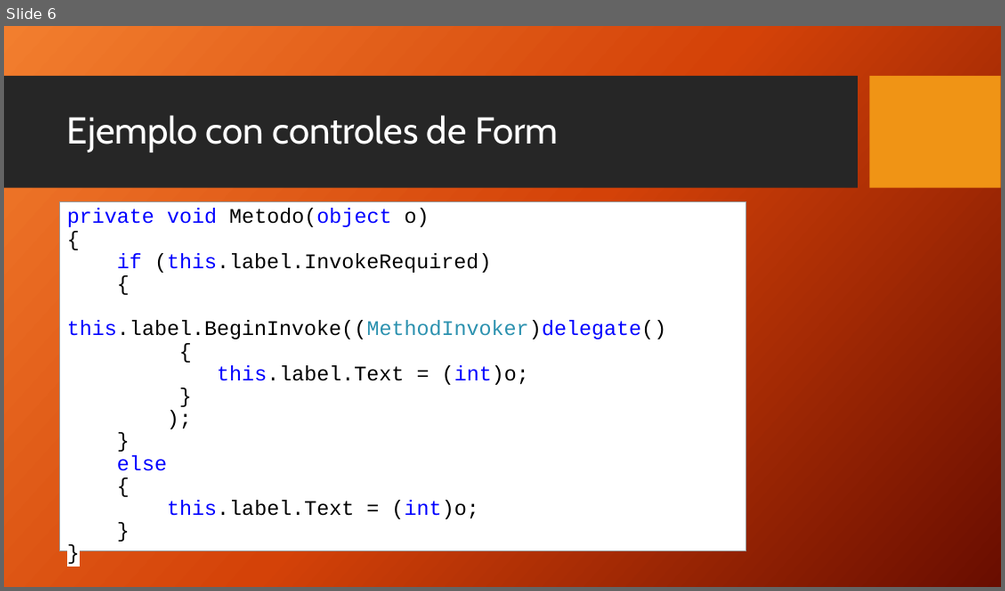
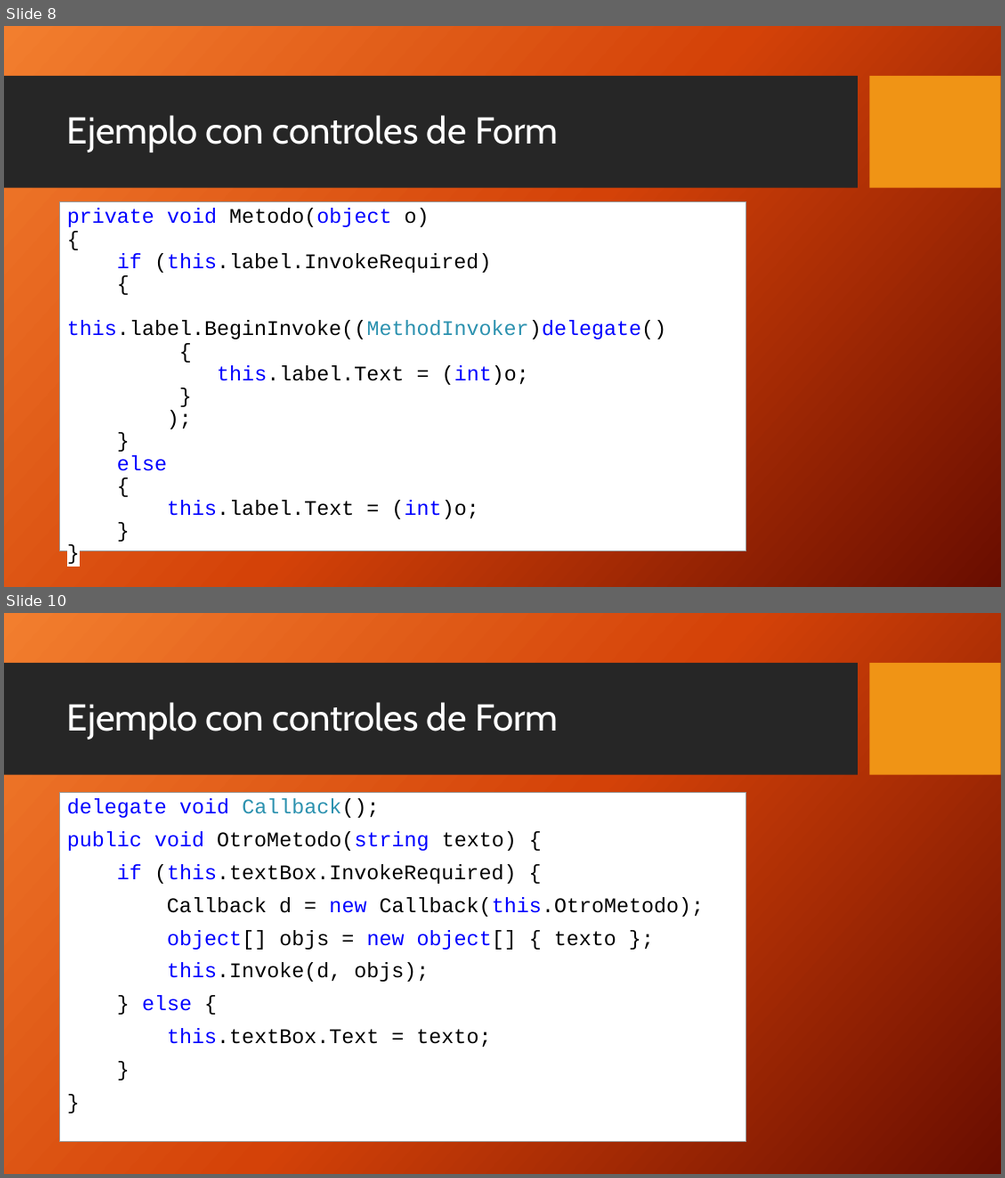
Before and after one commit to Tanodam/clases_prog_lab2, a slide deck: utn_prog_y_lab_II-master/PPTs/ProgramacionII_Clase_22-2018.pptx. Shown one above the other, each under a label of ours: slide 6 before the commit, slides 8 and 10 after it; the slides between them are not shown. The pictures are 1005x591 and 1005x1178 pixels, drawn with LibreOffice and Linux fonts; fonts in the diff are those of the drawing; background and template pictures are left out. Boxes give left, top, right and bottom in pixels: in the first picture for what was removed or moved away, otherwise in the second. Text is boxed around its words. In the diff, an @@ line names an element or a change of style, - is before the commit and + after.

```diff
--- a/utn_prog_y_lab_II-master/PPTs/ProgramacionII_Clase_22-2018.pptx
+++ b/utn_prog_y_lab_II-master/PPTs/ProgramacionII_Clase_22-2018.pptx
@@ slide 10 added at (x1=4, y1=613, x2=1001, y2=1174), background picture (left out); not listed: 2 template elements that a slide beside it also shows @@
@@ title added at (x1=67, y1=702, x2=558, y2=739), 36 pt, text #FFFFFF @@
+Ejemplo con controles de Form
@@ rectangle added at (x1=59, y1=792, x2=745, y2=1141), fill #FFFFFF, outline #999999 0.75 pt, 20 pt, text #000000 @@
+delegate void Callback();
+public void OtroMetodo(string texto) {
+if (this.textBox.InvokeRequired) {
+Callback d = new Callback(this.OtroMetodo);
+object[] objs = new object[] { texto };
+this.Invoke(d, objs);
+} else {
+this.textBox.Text = texto;
+}
+}
@@ what was slide 6 is now slide 8 @@
```
Also in this commit, not shown: 2 slides changed, 3 other slides added, 17 other files.
